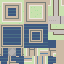
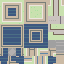
Comparing the layer stacks of the two w=64, h=64 images. Changes:
painted on "Background" over 48, 40, 64, 55
